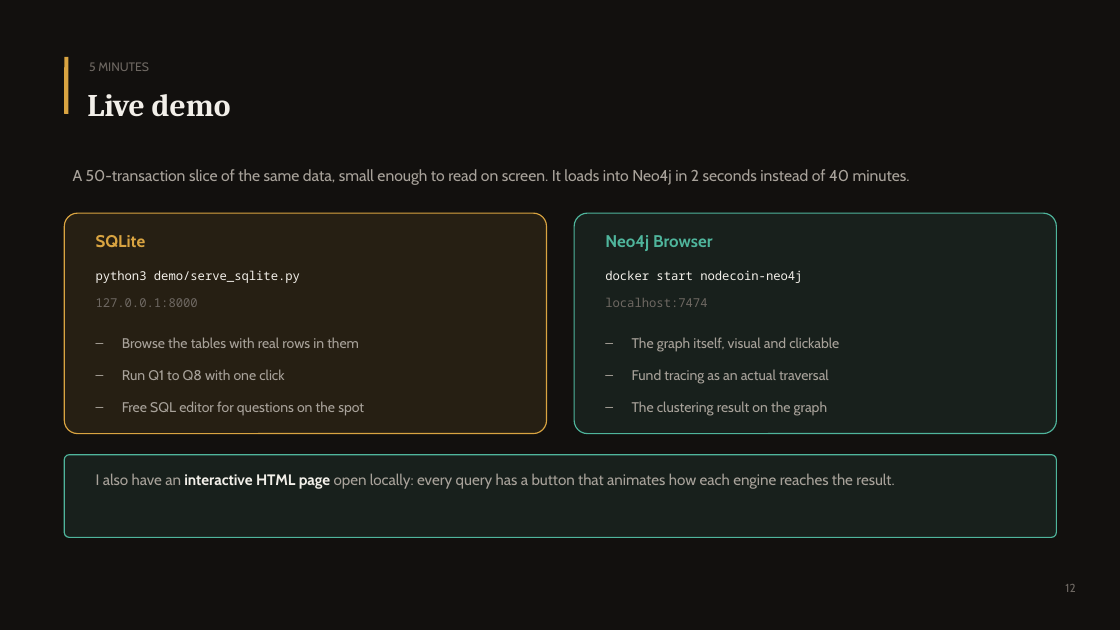
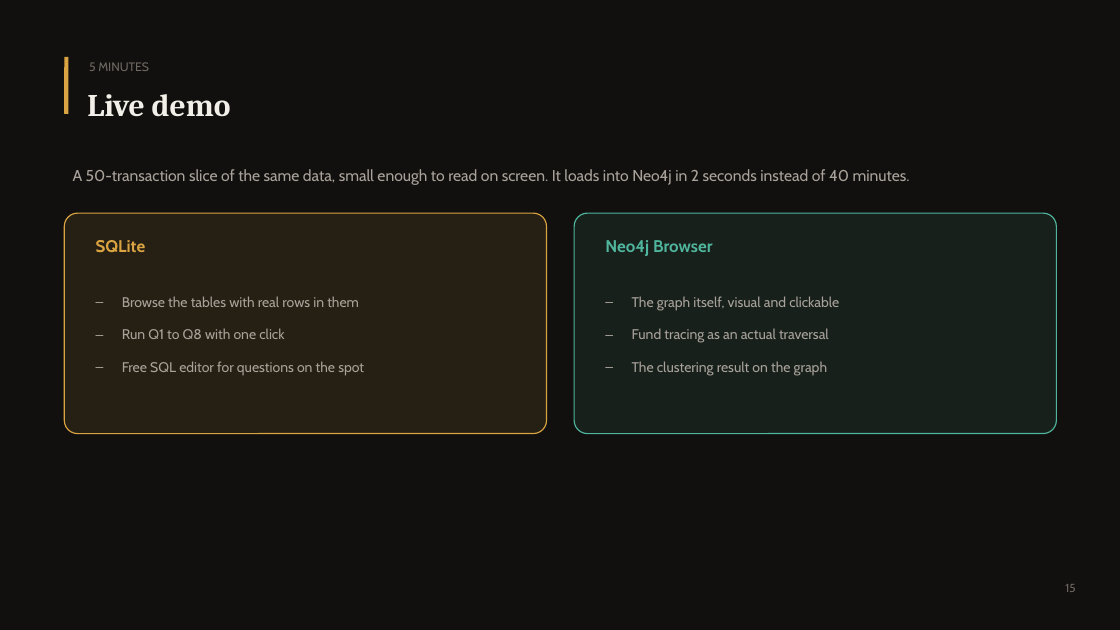
Before and after one commit to damspada/graph-relational-bitcoin-analyzer-project, a slide deck: slide 15 of presentation/NodeCoin - Damiano Spadaccini.pptx (slide 12 before the commit). Drawn at 1120x630 pixels with LibreOffice and Linux fonts; fonts in the diff are those of the drawing. Boxes give left, top, right and bottom in pixels: in the first picture for what was removed or moved away, otherwise in the second. Text is boxed around its words. In the diff, an @@ line names an element or a change of style, - is before the commit and + after.

```diff
--- a/presentation/NodeCoin - Damiano Spadaccini.pptx
+++ b/presentation/NodeCoin - Damiano Spadaccini.pptx
@@ text "SQLite": place and size @@
-text "SQLite" at [96,235,146,247]
+text "SQLite" at [96,240,146,252]
@@ text "Neo4j Browser": place and size @@
-text "Neo4j Browser" at [605,235,713,251]
+text "Neo4j Browser" at [605,240,713,256]
@@ text "Browse the tables with real ...": place and size @@
-text "Browse the tables with real ..." at [122,337,364,416]
+text "Browse the tables with real ..." at [122,296,364,376]
@@ text removed at [96,270,300,283] @@
-python3 demo/serve_sqlite.py
@@ text removed at [96,298,198,307] @@
-127.0.0.1:8000
@@ text "The graph itself, visual and ...": place and size @@
-text "The graph itself, visual and ..." at [632,337,839,416]
+text "The graph itself, visual and ..." at [632,296,839,376]
@@ text removed at [605,270,802,283] @@
-docker start nodecoin-neo4j
@@ text removed at [605,298,707,307] @@
-localhost:7474
@@ rounded rectangle removed at [65,455,1057,537] @@
@@ text removed at [96,473,894,489] @@
-I also have an interactive HTML page open locally: every query has a button that animates how each engine reaches the result.
@@ text at [1065,584,1075,592]: text changed @@
-12
+15
```
Also in this commit, not shown: 3 other slides changed, 3 slides added, 7 other files.
